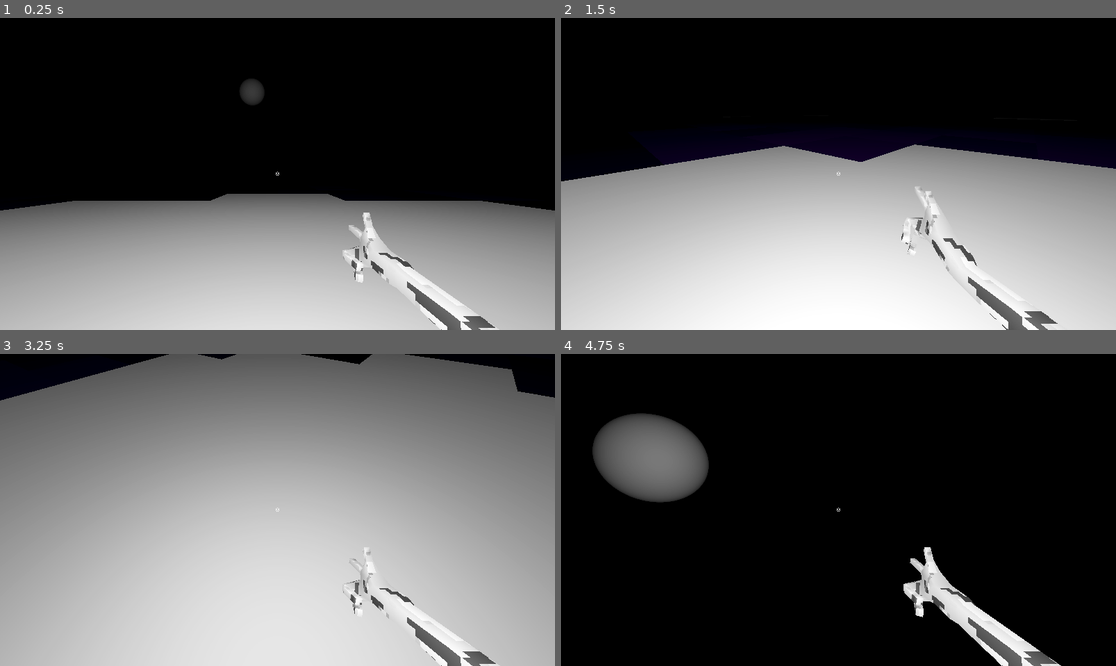
Above: before the commit, frames 1-4 (two rows, left to right).
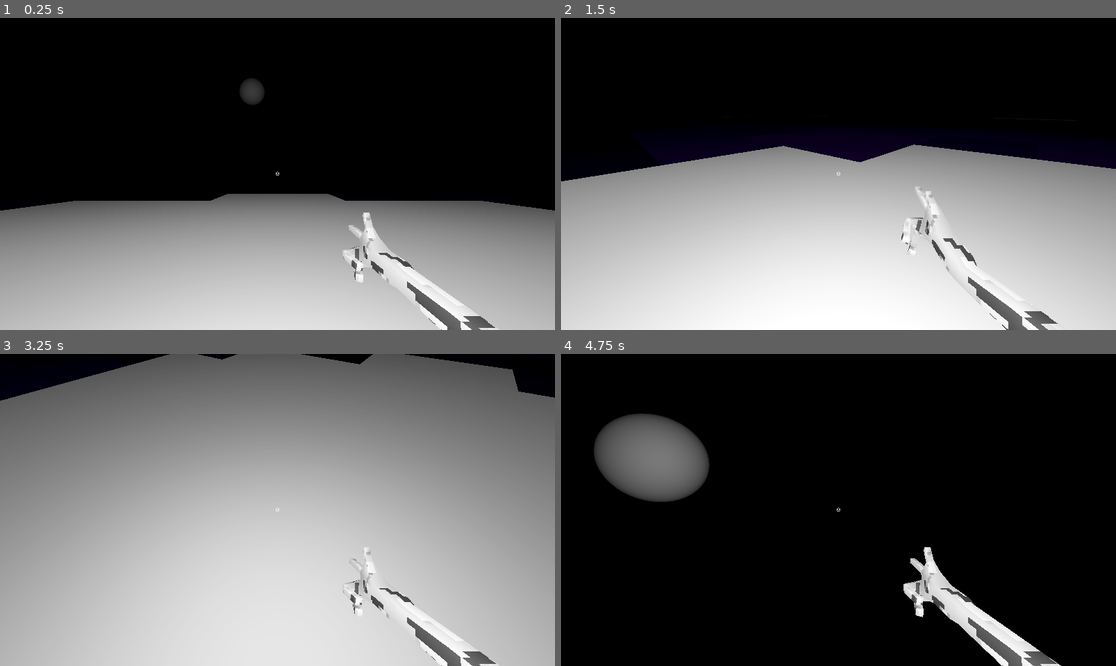
Above: after the commit, the same moments.

Repository: NykolaR/GGJ2026
Game: Godot game, scene res://scenes/debug/debug.tscn
The game is run twice, just before and just after one commit, with the same random seed, the same clock (stepped at 60 frames per second) and the same inputs.
Inputs (mouse positions are in pixels of both pictures, inside the frame that each line leads up to):
- Up to frame 1 (0.25 s): no input
- Up to frame 2 (1.5 s): tap Enter (ui_accept) at 0.5, 0.77 s; move the mouse to (960, 158) at 0.52 s; press the mouse at (960, 158) at 0.53 s; hold D (move_right) 0.53-1.28 s; move the mouse to (727, 189) at 1.27 s; release the mouse at (727, 189) at 1.28 s; hold S (move_down) from 1.28 s (still down); click (727, 189) at 1.35 s
- Up to frame 3 (3.25 s): tap Enter (ui_accept) at 1.52, 3.02 s; move the mouse to (333, 441) at 2.02 s; release S (move_down) at 2.03 s; press the mouse at (333, 441) at 2.03 s; hold D (move_right) 2.03-2.78 s; move the mouse to (249, 572) at 2.77 s; release the mouse at (249, 572) at 2.78 s; hold W (move_up) from 2.78 s (still down); click (249, 572) at 2.85 s
- Up to frame 4 (4.75 s): move the mouse to (1005, 556) at 3.52 s; release W (move_up) at 3.53 s; press the mouse at (1005, 556) at 3.53 s; hold A (move_left) from 3.53 s (still down); tap Enter (ui_accept) at 3.77, 4.52 s; move the mouse to (672, 463) at 4.27 s; release the mouse at (672, 463) at 4.28 s; click (672, 463) at 4.35 s

The runs differ from the first frame. In frame 1, less than 0.1% of the frame differs, in the area x 0-100%, y 56-62%; in frame 2, less than 0.1%; in frame 3, less than 0.1%; in frame 4, less than 0.1%, in the area x 5-27%, y 18-48%.

Commit message:
add all the masks

Diff:
--- a/ggj-2026/scenes/debug/debug.tscn
+++ b/ggj-2026/scenes/debug/debug.tscn
@@ -29,7 +29,7 @@
 environment = SubResource("Environment_oa6p7")
 
 [node name="Stage" parent="." unique_id=928063805 instance=ExtResource("1_fym4n")]
-transform = Transform3D(5, 0, 0, 0, 5, 0, 0, 0, 5, 0, 0, 0)
+transform = Transform3D(5, 0, 0, 0, 5, 0, 0, 0, 5, 0.010593414, -0.011408329, 0.0013141632)
 
 [node name="Player" parent="." unique_id=1786887011 instance=ExtResource("2_pa0g8")]
 transform = Transform3D(1, 0, 0, 0, 1, 0, 0, 0, 1, 0, 0.5098526, 0)
Not shown, added: blends/enemy-mask-butterfly.blend
Not shown, added: blends/enemy-mask-butterfly.blend1
Not shown, added: blends/enemy-mask-goblin.blend
Not shown, added: blends/enemy-mask-goblin.blend1
